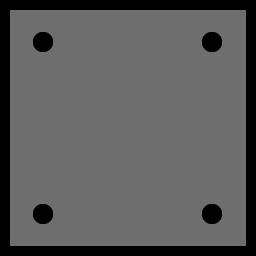
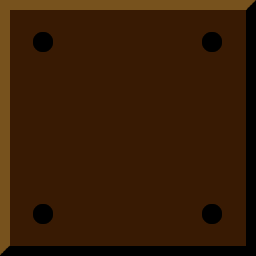
Before/after of a 256 x 256 layered artwork. What changed in the layer stack:
added layer "Half Frame Black" above "Frame Brown" over (0, 0, 256, 256)
showed "Frame Brown" over (0, 0, 256, 256)
hid "Frame Black" over (0, 0, 256, 256)
showed "Darkened" over (0, 0, 256, 256)
hid "Night/Castle" over (0, 0, 256, 256)
hid "Underwater" over (0, 0, 256, 256)
showed "Question_Overworld" over (0, 0, 256, 256)
